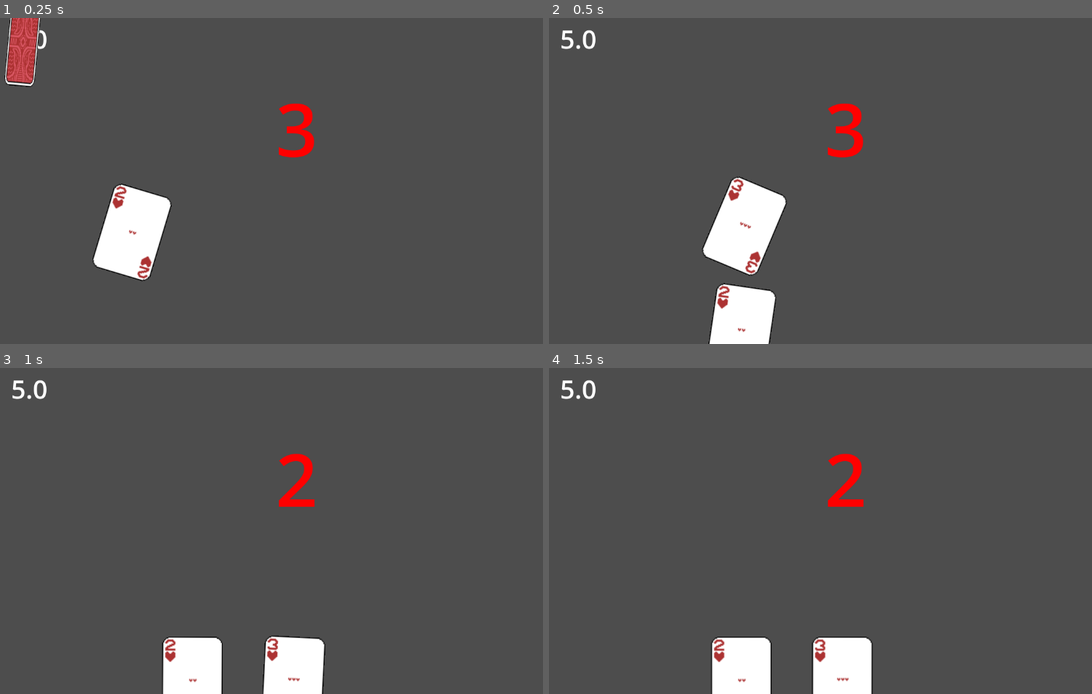
Above: before the commit, frames 1-4 (two rows, left to right).
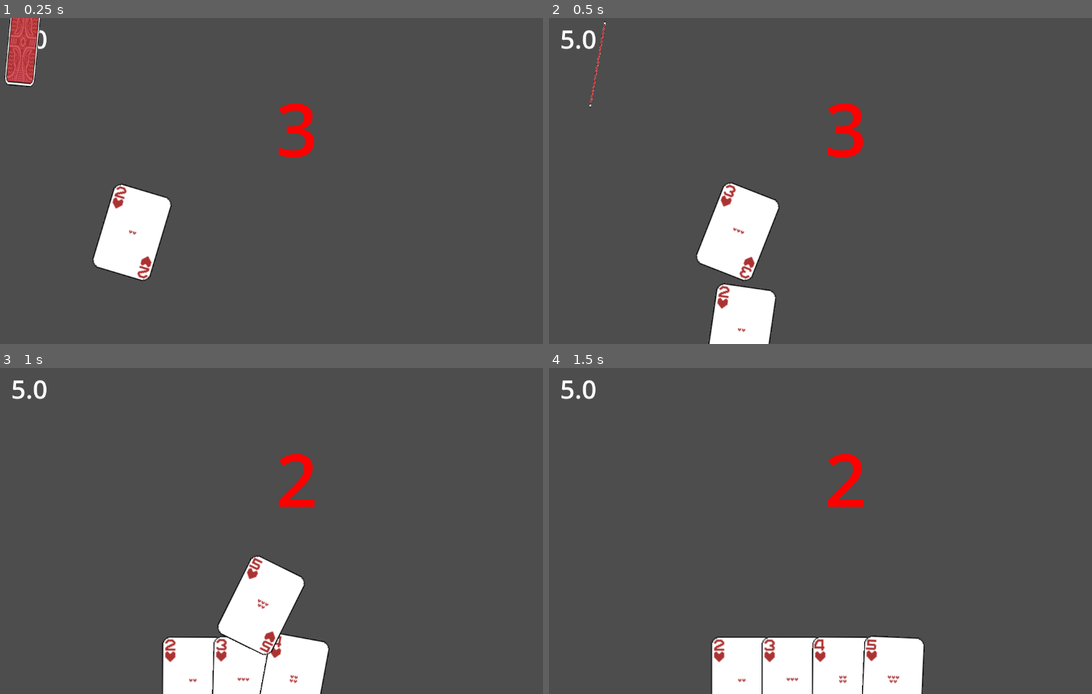
Above: after the commit, the same moments.

Repository: tombash766/recipe-redactor
Game: Godot game, scene res://scenes/encrypt.tscn
Two runs of this game, one before a commit and one after it. Both use one fixed random seed, a clock stepped at 60 frames per second and the inputs below. This scene is started directly instead of the project's main scene.
Inputs (mouse positions are in pixels of both pictures, inside the frame that each line leads up to):
- Up to frame 1 (0.25 s): no input
- Up to frame 2 (0.5 s): no input
- Up to frame 3 (1 s): move the mouse to (418, 514) at 0.52 s; click (418, 514) at 0.67 s
- Up to frame 4 (1.5 s): move the mouse to (722, 547) at 1.27 s; click (722, 547) at 1.42 s

Frame 1 is identical in both runs. In frame 2, 1.4% of the frame differs, in the area x 7-44%, y 0-81%; in frame 3, 4.5%, in the area x 39-61%, y 57-100%; in frame 4, 3.4%.

Commit message:
more cards

Diff:
--- /dev/null
+++ b/scenes/cards/mult_card.tscn
@@ -0,0 +1,7 @@
+[gd_scene load_steps=3 format=3 uid="uid://by1ay8t6niwg7"]
+
+[ext_resource type="PackedScene" uid="uid://ycndkh5uk54t" path="res://scenes/cards/card.tscn" id="1_7sahc"]
+[ext_resource type="Script" uid="uid://dd6byabqtd88q" path="res://script/cards/multCard.gd" id="2_t4tvh"]
+
+[node name="MultCard" instance=ExtResource("1_7sahc")]
+script = ExtResource("2_t4tvh")
--- /dev/null
+++ b/scenes/cards/word_card.tscn
@@ -0,0 +1,15 @@
+[gd_scene load_steps=3 format=3 uid="uid://mve14du7hnyp"]
+
+[ext_resource type="PackedScene" uid="uid://ycndkh5uk54t" path="res://scenes/cards/card.tscn" id="1_m8yko"]
+[ext_resource type="Script" uid="uid://uxvuevlk3sl" path="res://script/cards/wordCard.gd" id="2_k5nk6"]
+
+[node name="WordCard" instance=ExtResource("1_m8yko")]
+script = ExtResource("2_k5nk6")
+
+[node name="CardLabel" type="Label" parent="." index="0"]
+offset_left = -46.0
+offset_top = -11.0
+offset_right = 46.0
+offset_bottom = 12.0
+text = "Word"
+horizontal_alignment = 1
--- a/script/cards/card_manager.gd
+++ b/script/cards/card_manager.gd
@@ -2,14 +2,16 @@
 
 var cardSelected = false;
 var selectedCard = null;
+var cardContainer = null;
 
 var arguments = []
 var recipe
 var originalContainer
 var cardPresets = [
 	preload("res://scenes/cards/shuffle_card.tscn"),
-	preload("res://scenes/cards/swap_card.tscn")
-
+	preload("res://scenes/cards/swap_card.tscn"),
+	preload("res://scenes/cards/mult_card.tscn"),
+	preload("res://scenes/cards/word_card.tscn")
 	]
 
 var ROT_SPEED = 6
@@ -26,6 +28,7 @@
 func selectCard(c) -> void:
 	cardSelected = true;
 	selectedCard = c;
+	cardContainer = c.get_parent();
 	arguments = []
 	if selectedCard is Card:
 		wiggle_tween(selectedCard)
@@ -35,6 +38,11 @@
 	if selectedCard is Card:
 		selectedCard.targetPos = selectedCard.targetPos + Vector2(0, 100)
 	cardSelected = false;
+
+func get_random_card():
+	var c = cardPresets.pick_random().instantiate()
+	c.faceUp = false
+	return c
 
 func get_full_deck():
 	var d = []
@@ -49,15 +57,13 @@
 	return
 
 func submit_word(w):
-	if cardSelected:
-		print(selectedCard.reg.search(w["word"]))
 	if cardSelected && selectedCard.reg.search(w["word"]) != null:
-		# don't allow two distortions on one word
 		arguments.push_back(w)
 		if len(arguments) == selectedCard.numArgs:
-			recipe.replace_words(arguments, selectedCard.distort(arguments))
+			recipe.replace_words(arguments.duplicate(true), selectedCard.distort(arguments))
 			deselect()
-			selectedCard.queue_free()
+			cardContainer.delete_card(selectedCard)
+			cardContainer.add_card(get_random_card())
 			arguments = []
 
 func wiggle_tween(o):
--- a/script/cards/hand.gd
+++ b/script/cards/hand.gd
@@ -16,8 +16,13 @@
 	c.set_facing(true)
 	distribute_cards()
 
+func delete_card(c : Card):
+	cards.erase(c)
+	remove_child(c)
+	c.queue_free()
+	distribute_cards()
+
 func get_card() -> Card:
-	print("getting card")
 	return cards.pop_back()
 
 func distribute_cards():
--- /dev/null
+++ b/script/cards/multCard.gd
@@ -0,0 +1,13 @@
+class_name MultCard extends Card
+
+@export var multiplier = 10
+
+func setCardProps():
+	typeInd = 3
+	numArgs = 1
+	reg = RegEx.new()
+	reg.compile("[-+]?[0-9]*\\.?[0-9]+([eE][-+]?[0-9]+)?", true)
+
+func distort(arg):
+	arg[0]["word"] = str( int( arg[0]["word"].to_float() * multiplier ) )
+	return arg
--- a/script/cards/shuffleCard.gd
+++ b/script/cards/shuffleCard.gd
@@ -4,10 +4,12 @@
 	typeInd = 1
 	numArgs = 1
 	reg = RegEx.new()
-	reg.compile("^[a-zA-Z]{3,}$", true)
+	reg.compile("[a-zA-Z]{3,}", true)
 
 func distort(arg):
 	var a = Array( arg[0]["word"].split("") )
-	a.shuffle()
+	var b = a.duplicate()
+	while b == a:
+		a.shuffle()
 	arg[0]["word"] = "".join(a)
 	return arg
--- a/script/cards/swapCard.gd
+++ b/script/cards/swapCard.gd
@@ -4,7 +4,7 @@
 	typeInd = 2
 	numArgs = 2
 	reg = RegEx.new()
-	reg.compile("^[a-zA-Z0-9]*$", true)
+	reg.compile("[a-zA-Z0-9]*", true)
 
 func distort(args):
 	var temp = args[0]["word"]
--- /dev/null
+++ b/script/cards/wordCard.gd
@@ -0,0 +1,14 @@
+class_name WordCard extends Card
+
+@export var word = "oven"
+
+func setCardProps():
+	typeInd = 4
+	numArgs = 1
+	reg = RegEx.new()
+	reg.compile("[a-zA-Z0-9]*", true)
+	get_child(0).set_text(word)
+
+func distort(args):
+	args[0]["word"] = word
+	return args
--- a/script/recipe.gd
+++ b/script/recipe.gd
@@ -47,10 +47,19 @@
 
 func remove_punctuation(s):
 	for c in PUNCTUATION:
-		s.replace(c,"")
+		s = s.replace(c,"")
+	return s
+
+func replace_preserve_punct(s,to_word):
+	var re := RegEx.new()
+	re.compile("^([\\W]*)(\\w+)([\\W]*)$")
+	var m := re.search(s)
+	if m == null:
+		return s
+	return m.get_string(1) + to_word + m.get_string(3)
 
 func _on_caret_changed() -> void:
-
+	if !CardManager.cardSelected: return
 	var col = get_caret_column()
 	var line = get_text().split("\n")[get_caret_line()].split(" ")
 	var i = 0
@@ -62,11 +71,20 @@
 		count += len(w) + 1
 		i = i + 1
 
-	selectedWord = w.replace(" ", "")
+	#selectedWord = remove_punctuation(w)
+	print(CardManager.selectedCard.reg, w)
+	var valid = CardManager.selectedCard.reg.search(w)
+	if valid == null: return
+	selectedWord = valid.get_string()
+	print(selectedWord)
 	selectedInd = i - 1
-	selectedStart = count - len(line[i-1]) + 1
-	selectedEnd = count - 1
 	selectedLine = get_caret_line()
+
+	for d in deformations:
+		for rep in d:
+			if rep["original"]["line"] == selectedLine && rep["original"]["wordInd"] == selectedInd:
+				return
+
 
 	CardManager.submit_word(
 		{
@@ -85,8 +103,9 @@
 		} )
 	deformations.push_back( deformation )
 	var t = get_text().split("\n")
+	# makes sure CardManager.selectedCard is not freed or changed
 	for i in len(originals):
 		var l = t[ originals[i]["line"] ].split(" ")
-		l[ originals[i]["wordInd"] ] = replacements[i]["word"]
+		l[ originals[i]["wordInd"] ] = CardManager.selectedCard.reg.sub( l[ originals[i]["wordInd"] ], replacements[i]["word"] )
 		t[ originals[i]["line"] ] = " ".join(Array(l))
 	set_text( "\n".join(Array(t)) )
Not shown, added: script/cards/multCard.gd.uid
Not shown, added: script/cards/wordCard.gd.uid
